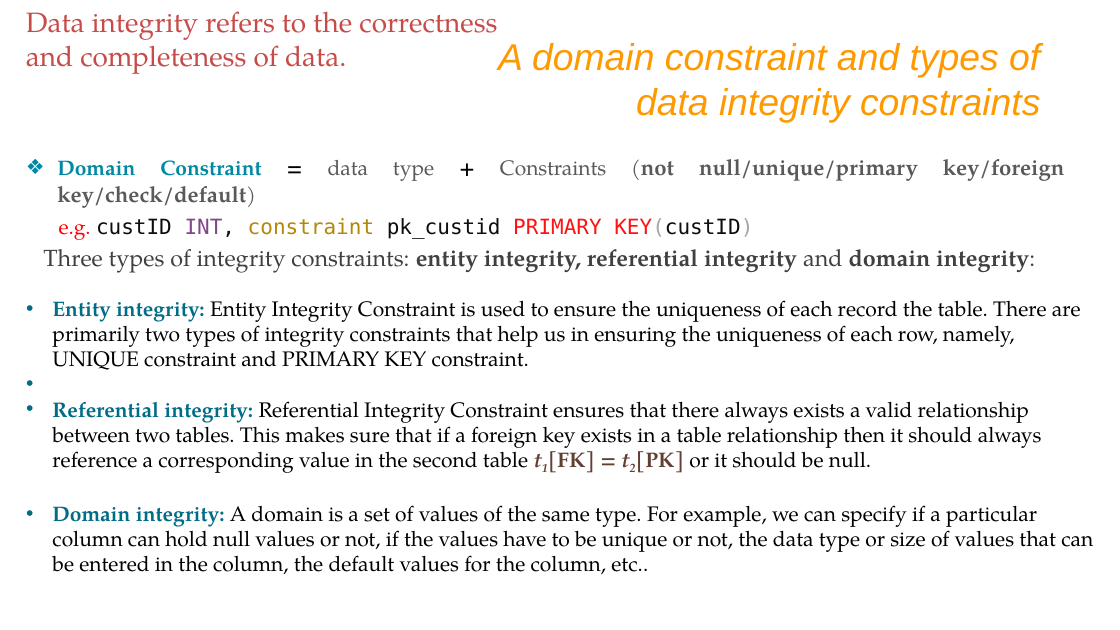
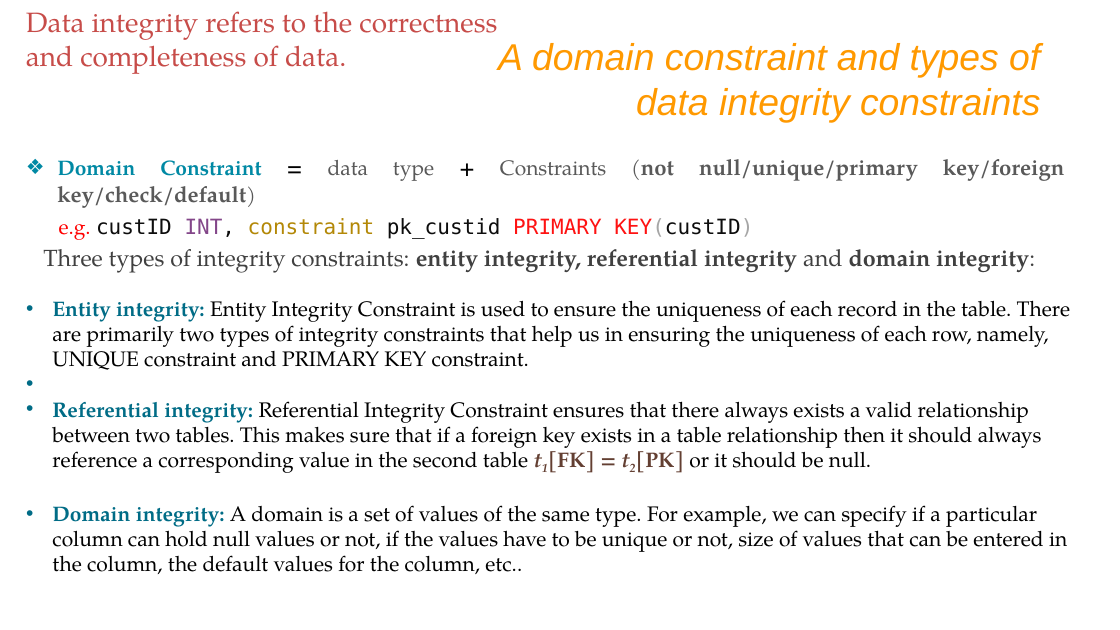
Before and after one commit to ShubhamPokale/DBMS_NOTES, a slide deck: slide 37 of IWAY MySQL PPT Ver9.pptx (slide 38 before the commit). Drawn at 1120x630 pixels with LibreOffice and Linux fonts; fonts in the diff are those of the drawing. Boxes give left, top, right and bottom in pixels: in the first picture for what was removed or moved away, otherwise in the second. Text is boxed around its words. In the diff, an @@ line names an element or a change of style, - is before the commit and + after.

```diff
--- a/IWAY MySQL PPT Ver9.pptx
+++ b/IWAY MySQL PPT Ver9.pptx
@@ text at (52,300,1070,370): text changed @@
-• Entity integrity: Entity Integrity Constraint is used to ensure the uniqueness of each record the table. There are primarily two types of integrity constraints that help us in ensuring the uniqueness of each row, namely, UNIQUE constraint and PRIMARY KEY constraint.
+• Entity integrity: Entity Integrity Constraint is used to ensure the uniqueness of each record in the table. There are primarily two types of integrity constraints that help us in ensuring the uniqueness of each row, namely, UNIQUE constraint and PRIMARY KEY constraint.
@@ text at (52,505,1067,574): text changed @@
-• Domain integrity: A domain is a set of values of the same type. For example, we can specify if a particular column can hold null values or not, if the values have to be unique or not, the data type or size of values that can be entered in the column, the default values for the column, etc..
+• Domain integrity: A domain is a set of values of the same type. For example, we can specify if a particular column can hold null values or not, if the values have to be unique or not, size of values that can be entered in the column, the default values for the column, etc..
```
Also in this commit, not shown: 34 other slides changed, 39 slides added, 65 slides removed, 6 other files.
